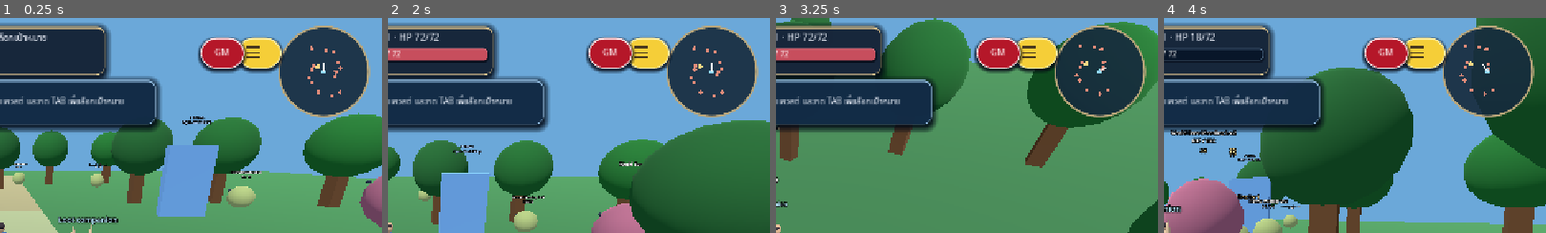
Above: before the commit, frames 1-4 (left to right).
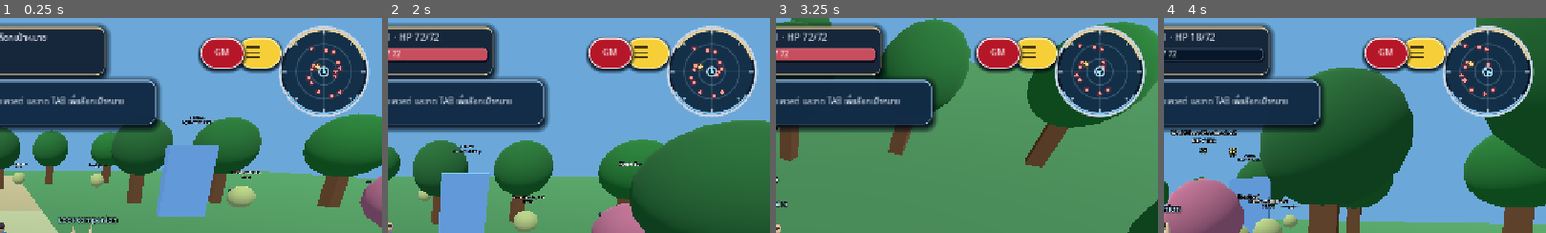
Above: after the commit, the same moments.

Repository: redfullmoon209-debug/NexTgenLeo
Game: Godot game, scene res://scenes/main.tscn
Two runs of this game, one before a commit and one after it. Both use one fixed random seed, a clock stepped at 60 frames per second and the inputs below.
Inputs (mouse positions are % of the whole screen's width and height, from its top left):
- Up to frame 1 (0.25 s): no input
- Up to frame 2 (2 s): click "กระโดด" at 0.5 s; tap Enter at 1.25 s; move the mouse to (72, 45) at 1.27 s; hold D from 1.28 s (still down); tap Tab at 1.35 s; click (72, 45) at 1.42 s; tap Space at 1.52 s
- Up to frame 3 (3.25 s): release D at 2 s; drag from (30, 55) to (45, 70) at 2.02 s; move the mouse to (60, 28) at 2.77 s; hold D from 2.78 s (still down); tap 1 at 2.85 s
- Up to frame 4 (4 s): release D at 3.5 s; drag from (45, 70) to (20, 35) at 3.52 s
The pictures show only the part of the screen within x 50-100%, y 0-50%; the shares and areas given below are measured in that part.

The runs differ from the first frame. In frame 1, 2.7% of the frame differs, in the area x 73-97%, y 3-47%; in frame 2, 2.7%; in frame 3, 3.0%; in frame 4, 2.9%.

Commit message:
Redesign minimap with polished silver compass rings and legible markers

Diff:
--- a/scripts/minimap.gd
+++ b/scripts/minimap.gd
@@ -1,16 +1,47 @@
 extends Control
+## Celestial Steel circular minimap. All markers are rendered as native canvas
+## primitives and remain legible without downloaded textures.
 var game: Node
+
 func _draw() -> void:
-	draw_circle(Vector2(77,77),75,Color("162b3de8"))
-	draw_arc(Vector2(77,77),75,0,TAU,64,Color("bba77b"),2,true)
-	if not is_instance_valid(game): return
+	var center := Vector2(77.0, 77.0)
+	draw_circle(center, 76.0, Color("#071321E9"))
+	draw_circle(center, 68.0, Color("#15334DDA"))
+	draw_arc(center, 74.0, 0.0, TAU, 96, Color("#C5D5E8"), 3.0, true)
+	draw_arc(center, 70.0, deg_to_rad(-146.0), deg_to_rad(-17.0), 32, Color("#E7CF97"), 3.0, true)
+	draw_arc(center, 70.0, deg_to_rad(35.0), deg_to_rad(151.0), 32, Color("#85C5F3"), 2.0, true)
+	for distance in [22.0, 46.0]:
+		draw_arc(center, distance, 0.0, TAU, 64, Color("#81A8C64D"), 1.0, true)
+	for degree in range(0, 360, 45):
+		var dir := Vector2.UP.rotated(deg_to_rad(float(degree)))
+		draw_line(center + dir * 63.0, center + dir * (69.0 if degree % 90 == 0 else 66.0), Color("#C5D6E5C9"), 2.0, true)
+	draw_line(center + Vector2(-64, 0), center + Vector2(64, 0), Color("#9BB8D12B"), 1.0, true)
+	draw_line(center + Vector2(0, -64), center + Vector2(0, 64), Color("#9BB8D12B"), 1.0, true)
+	if not is_instance_valid(game):
+		return
 	for mob in game.mobs:
 		if int(mob.hp) > 0:
 			var offset: Vector3 = mob.node.position - game.world.player.position
-			var point := Vector2(offset.x,offset.z) * 2
-			if point.length() < 70: draw_circle(Vector2(77,77)+point,3,Color("e08b79"))
-	var npc_offset: Vector3 = game.npc.position - game.world.player.position
-	if Vector2(npc_offset.x,npc_offset.z).length() < 35:
-		draw_circle(Vector2(77,77)+Vector2(npc_offset.x,npc_offset.z)*2,4,Color("f4d784"))
-	draw_circle(Vector2(77,77),4,Color("91d8f4"))
-	draw_line(Vector2(77,77),Vector2(77,77)+Vector2(0,-14).rotated(-game.world.yaw),Color.WHITE,2)
+			var point := Vector2(offset.x, offset.z) * 2.0
+			if point.length() < 62.0:
+				draw_circle(center + point, 5.0, Color("#622C43C8"))
+				draw_circle(center + point, 2.8, Color("#FF9E8C"))
+	if is_instance_valid(game.npc):
+		var npc_offset: Vector3 = game.npc.position - game.world.player.position
+		var npc_pos := Vector2(npc_offset.x, npc_offset.z) * 2.0
+		if npc_pos.length() < 62.0:
+			draw_circle(center + npc_pos, 6.0, Color("#61462CCD"))
+			draw_colored_polygon(PackedVector2Array([
+				center + npc_pos + Vector2(0, -4.2),
+				center + npc_pos + Vector2(4.2, 0),
+				center + npc_pos + Vector2(0, 4.2),
+				center + npc_pos + Vector2(-4.2, 0)
+			]), Color("#F4D792"))
+	draw_circle(center, 7.5, Color("#0B273B"))
+	draw_arc(center, 7.5, 0.0, TAU, 32, Color("#BEDDF7"), 1.5, true)
+	var heading := Vector2.UP.rotated(-game.world.yaw)
+	draw_colored_polygon(PackedVector2Array([
+		center + heading * 8.0,
+		center + heading.rotated(2.4) * 5.5,
+		center + heading.rotated(-2.4) * 5.5
+	]), Color("#91E3F4"))
